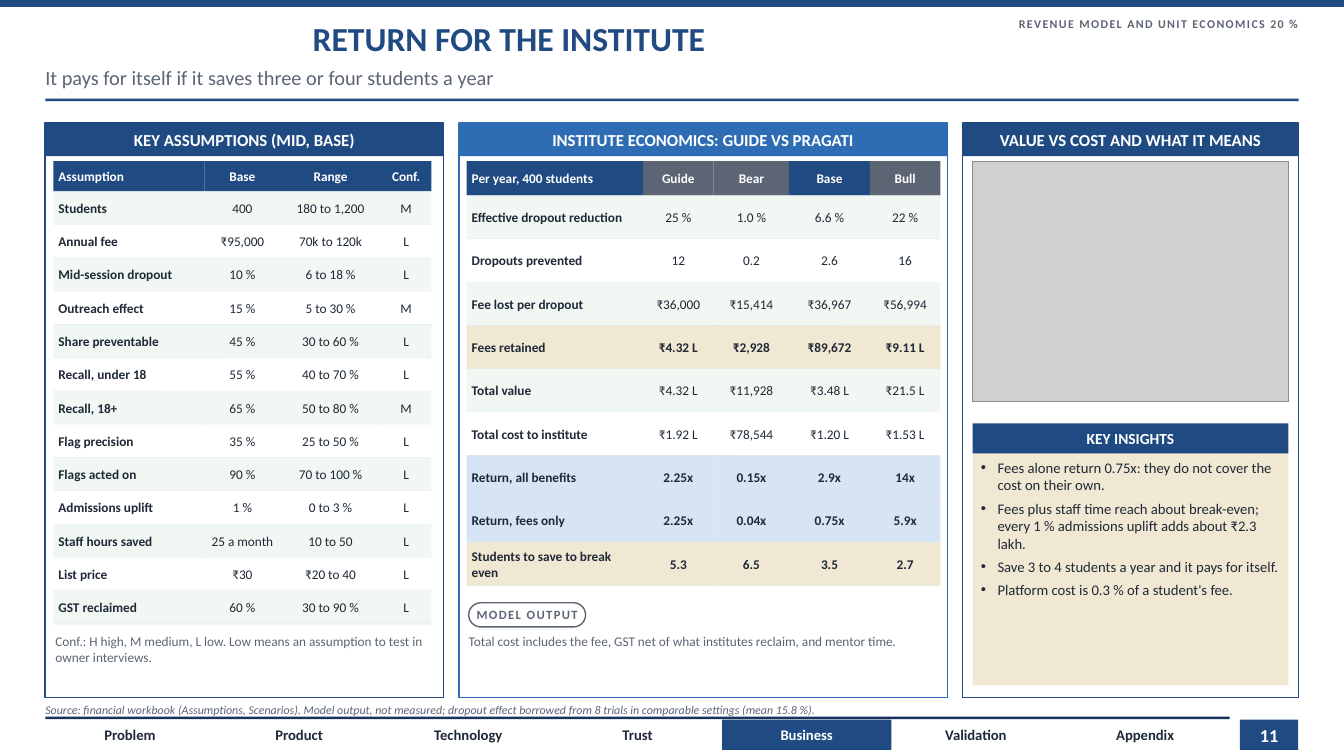
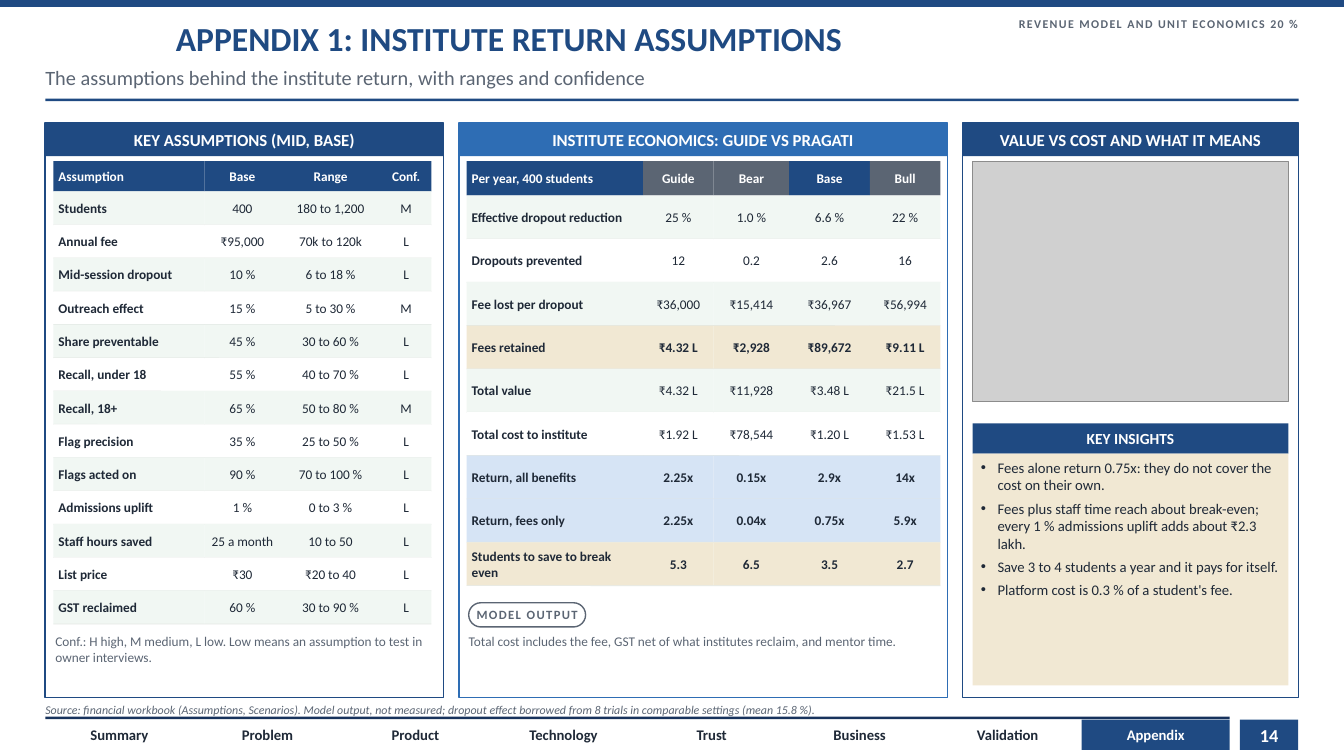
Before and after one commit to AdityaKuranjekar/institute-intelligence-platform, a slide deck: slide 14 of slides/AlphaQ_CaseB_Round1.pptx (slide 11 before the commit). Drawn at 1344x756 pixels with LibreOffice and Linux fonts; fonts in the diff are those of the drawing; grey boxes stand for pictures. Boxes give left, top, right and bottom in pixels: in the first picture for what was removed or moved away, otherwise in the second. Text is boxed around its words. In the diff, an @@ line names an element or a change of style, - is before the commit and + after.

```diff
--- a/slides/AlphaQ_CaseB_Round1.pptx
+++ b/slides/AlphaQ_CaseB_Round1.pptx
@@ title at [176, 29, 841, 52]: text changed @@
-RETURN FOR THE INSTITUTE
+APPENDIX 1: INSTITUTE RETURN ASSUMPTIONS
@@ text at [45, 71, 645, 89]: text changed @@
-It pays for itself if it saves three or four students a year
+The assumptions behind the institute return, with ranges and confidence
@@ text added at [90, 730, 148, 743], 10.5 pt, text #1F2937, bold @@
+Summary
@@ text "Problem": place and size @@
-text "Problem" at [104, 729, 155, 740]
+text "Problem" at [242, 729, 293, 740]
@@ text "Product": place and size @@
-text "Product" at [275, 729, 322, 740]
+text "Product" at [392, 729, 439, 740]
@@ text "Technology": place and size @@
-text "Technology" at [434, 729, 502, 743]
+text "Technology" at [529, 729, 597, 743]
@@ text "Trust": place and size @@
-text "Trust" at [622, 730, 652, 740]
+text "Trust" at [697, 730, 727, 740]
@@ text "Business": place and size @@
-text "Business" at [781, 730, 833, 740]
+text "Business" at [833, 730, 885, 740]
@@ text "Business" at [833, 730, 885, 740]: text colour #FFFFFF to #1F2937 @@
@@ text "Validation": place and size @@
-text "Validation" at [945, 729, 1006, 740]
+text "Validation" at [977, 729, 1038, 740]
@@ text "Appendix": place and size @@
-text "Appendix" at [1116, 729, 1174, 743]
+text "Appendix" at [1127, 729, 1185, 743]
@@ text "Appendix" at [1127, 729, 1185, 743]: text colour #1F2937 to #FFFFFF @@
@@ rectangle: place and size @@
-rectangle at [722, 720, 891, 750]
+rectangle at [1082, 720, 1230, 750]
@@ page number at [1260, 730, 1278, 742]: text changed @@
-11
+14
```
Also in this commit, not shown: 13 other slides changed, 6 slides added, 2 slides removed, 47 other files.
